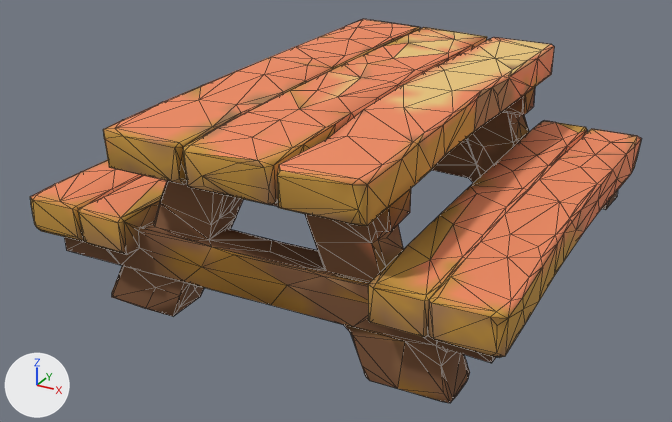
Before and after pictures for a commit that changed the glTF model public/models/picnic-table.glb.
Camera for both pictures: a camera (50 mm lens) standing at (0.849, -1.65, 0.721) and looking at (-0.029, -0.054, -0.077). Lighting does not change. The marker at lower left points along +X, +Y and +Z. The first picture is the older version. Mesh edges are drawn as thin lines. Where no turn or scale is listed for an object, it has been applied to the vertices. Vertices at exactly the same position are counted once.

The scene before the commit, as lines of its bpy script (objects in view):
```python
me_tripo_mesh_6abd07d6_d015_4c46_99e6_1d994e2bed99 = bpy.data.meshes.new('tripo_mesh_6abd07d6-d015-4c46-99e6-1d994e2bed99')
me_tripo_mesh_6abd07d6_d015_4c46_99e6_1d994e2bed99.from_pydata(...)  # 1204 vertices, 2447 faces; spans x -0.489..0.489, y -0.5..0.5, z -0.211..0.211
me_tripo_mesh_6abd07d6_d015_4c46_99e6_1d994e2bed99.materials.append(mat_tripo_material_6abd07d6_d015_4c46_99e6_1d994e2bed99)  # picture img_color_6abd07d6_d015_4c46_99e6_1d994e2bed99
ob_tripo_node_6abd07d6_d015_4c46_99e6_1d994e2bed99 = bpy.data.objects.new('tripo_node_6abd07d6-d015-4c46-99e6-1d994e2bed99', me_tripo_mesh_6abd07d6_d015_4c46_99e6_1d994e2bed99)
ob_tripo_node_6abd07d6_d015_4c46_99e6_1d994e2bed99.location = (0.0, 0.0, 0.0)
```
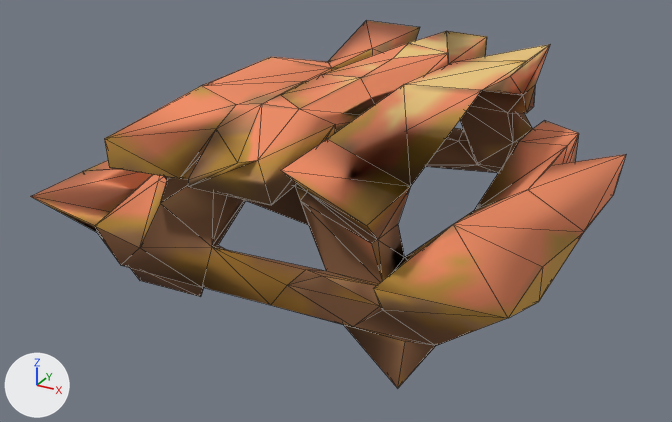
Where the newer file only moved an object's origin or applied its transform, the numbers keep the older frame.

Pixel boxes [x1, y1, x2, y2] of what changed, in the pictures (672 x 422 px):
'tripo_node_6abd07d6-d015-4c46-99e6-1d994e2bed99', reshaped
    before: [30, 19, 642, 403]
    after: [30, 20, 626, 388]
part 1 of me_tripo_mesh_6abd07d6_d015_4c46_99e6_1d994e2bed99, deleted (orange)
    before: [30, 19, 642, 403]

Diff of the bpy script that builds the scene:
```diff
--- a/public/models/picnic-table.glb.py
+++ b/public/models/picnic-table.glb.py
@@ me_tripo_mesh_6abd07d6_d015_4c46_99e6_1d994e2bed99 @@
 # used by ob_tripo_node_6abd07d6_d015_4c46_99e6_1d994e2bed99; location = (0.0, 0.0, 0.0)
-me_tripo_mesh_6abd07d6_d015_4c46_99e6_1d994e2bed99.from_pydata(...)  # 1204 vertices, 2447 faces; spans x -0.489..0.489, y -0.5..0.5, z -0.211..0.211
+me_tripo_mesh_6abd07d6_d015_4c46_99e6_1d994e2bed99.from_pydata(...)  # 278 vertices, 595 faces; spans x -0.487..0.489, y -0.499..0.5, z -0.205..0.21
+# me_tripo_mesh_6abd07d6_d015_4c46_99e6_1d994e2bed99 part 1: 926 vertices removed from x -0.489..0.489, y -0.5..0.495, z -0.211..0.211
 me_tripo_mesh_6abd07d6_d015_4c46_99e6_1d994e2bed99.materials.append(mat_tripo_material_6abd07d6_d015_4c46_99e6_1d994e2bed99)
```
